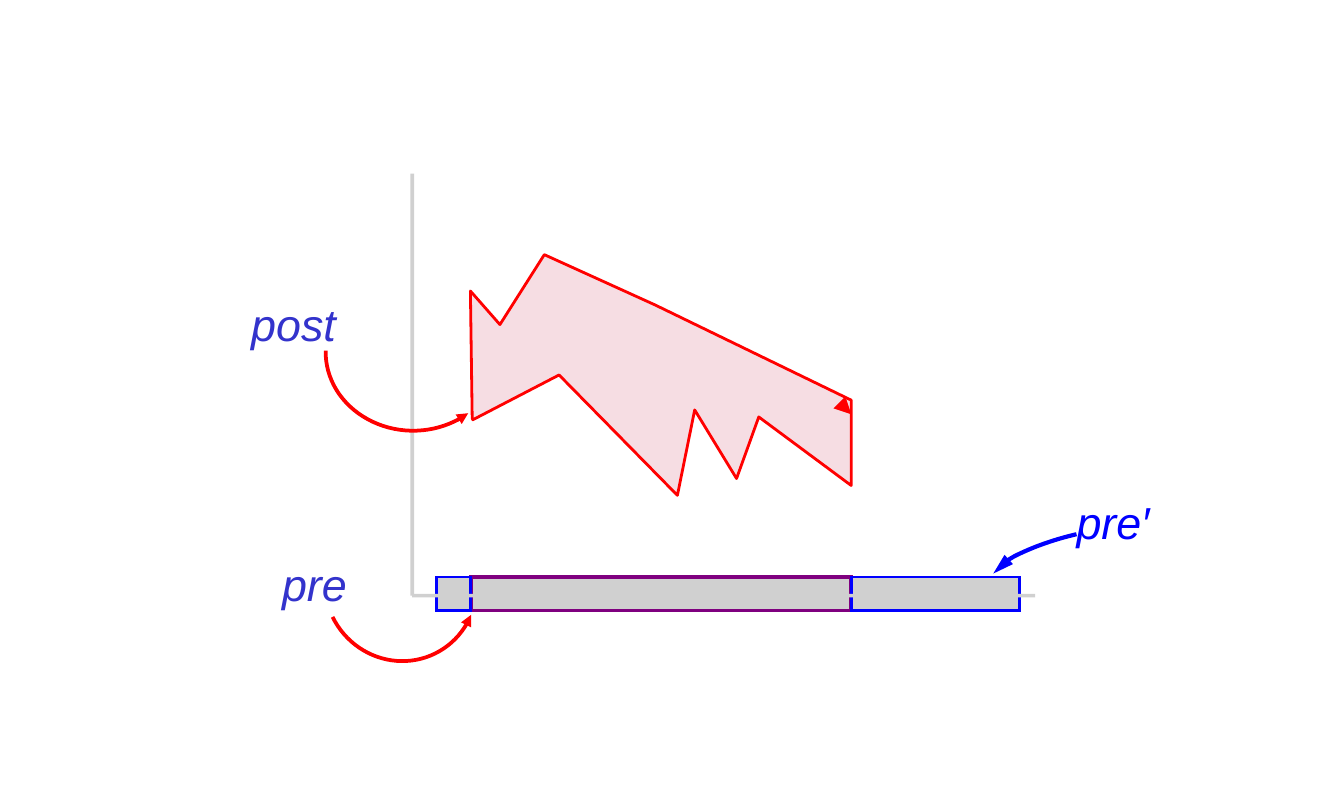
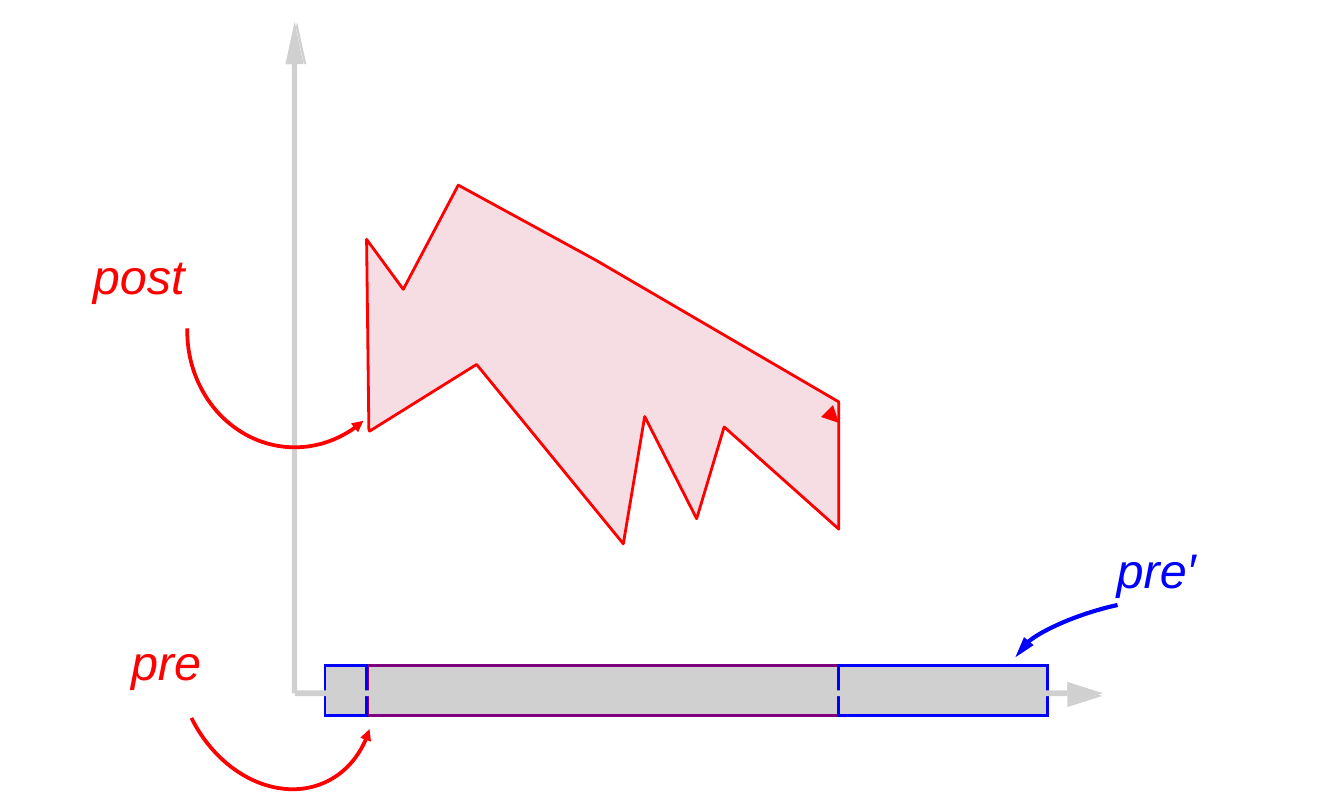
Before and after one commit to GaloisInc/ESCJava2, a slide deck: slide 19 of ESCTools/slides/CAV2007Tutorial/new-diagrams.ppt (slide 18 before the commit). Drawn at 1344x806 pixels with LibreOffice and Linux fonts; fonts in the diff are those of the drawing; grey boxes stand for pictures; background and template pictures are left out. Boxes give left, top, right and bottom in pixels: in the first picture for what was removed or moved away, otherwise in the second. Text is boxed around its words. In the diff, an @@ line names an element or a change of style, - is before the commit and + after.

```diff
--- a/ESCTools/slides/CAV2007Tutorial/new-diagrams.ppt
+++ b/ESCTools/slides/CAV2007Tutorial/new-diagrams.ppt
@@ picture: place and size @@
-picture at box(413, 594, 1036, 598)
+picture at box(286, 23, 306, 65)
@@ picture added at box(286, 23, 304, 65) @@
@@ picture: place and size @@
-picture at box(410, 173, 414, 595)
+picture at box(292, 65, 297, 694)
@@ freeform shape: place and size @@
-freeform shape at box(470, 255, 851, 496)
+freeform shape at box(367, 185, 839, 544)
@@ text "post": place and size @@
-text "post" at box(251, 312, 336, 350)
+text "post" at box(93, 262, 185, 303)
@@ text "post" at box(93, 262, 185, 303): size 24 to 26 pt, text colour #3333CC to #FF0000 @@
@@ freeform shape: place and size @@
-freeform shape at box(323, 273, 502, 434)
+freeform shape at box(184, 212, 406, 450)
@@ arrow moved from (851, 414) - (851, 414) to (839, 423) - (839, 423) @@
@@ freeform shape: place and size @@
-freeform shape at box(298, 480, 503, 687)
+freeform shape at box(139, 531, 412, 806)
@@ text "pre′": place and size @@
-text "pre′" at box(1077, 508, 1150, 548)
+text "pre′" at box(1117, 554, 1196, 597)
@@ text "pre′" at box(1117, 554, 1196, 597): size 24 to 26 pt @@
@@ freeform shape: place and size @@
-freeform shape at box(989, 519, 1140, 594)
+freeform shape at box(1008, 585, 1200, 688)
@@ text "pre" at box(131, 654, 201, 690): size 24 to 26 pt, text colour #3333CC to #FF0000 @@
@@ text "pre": place and size @@
-text "pre" at box(282, 577, 347, 610)
+text "pre" at box(131, 654, 201, 690)
@@ picture: place and size @@
-picture at box(437, 578, 470, 612)
+picture at box(325, 665, 367, 715)
@@ picture: place and size @@
-picture at box(470, 578, 851, 612)
+picture at box(367, 665, 839, 715)
@@ picture: place and size @@
-picture at box(851, 578, 1019, 612)
+picture at box(839, 665, 1047, 715)
@@ picture added at box(1067, 683, 1102, 708) @@
@@ picture added at box(1067, 683, 1102, 704) @@
@@ picture: place and size @@
-picture at box(472, 578, 852, 612)
+picture at box(294, 691, 1067, 696)
```
Also in this commit, not shown: 14 other slides changed, 3 slides added, 1 slide removed, 39 other files.
